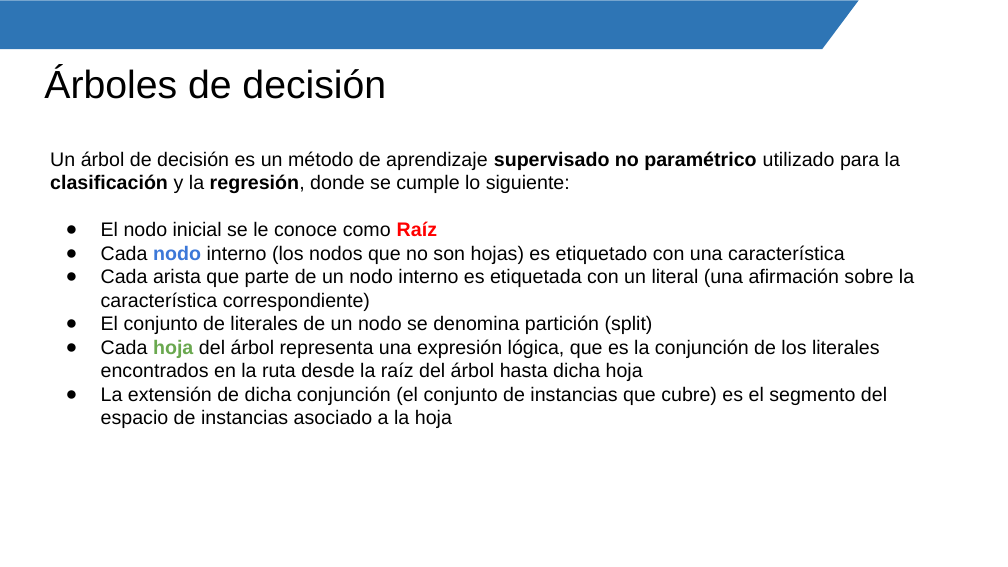
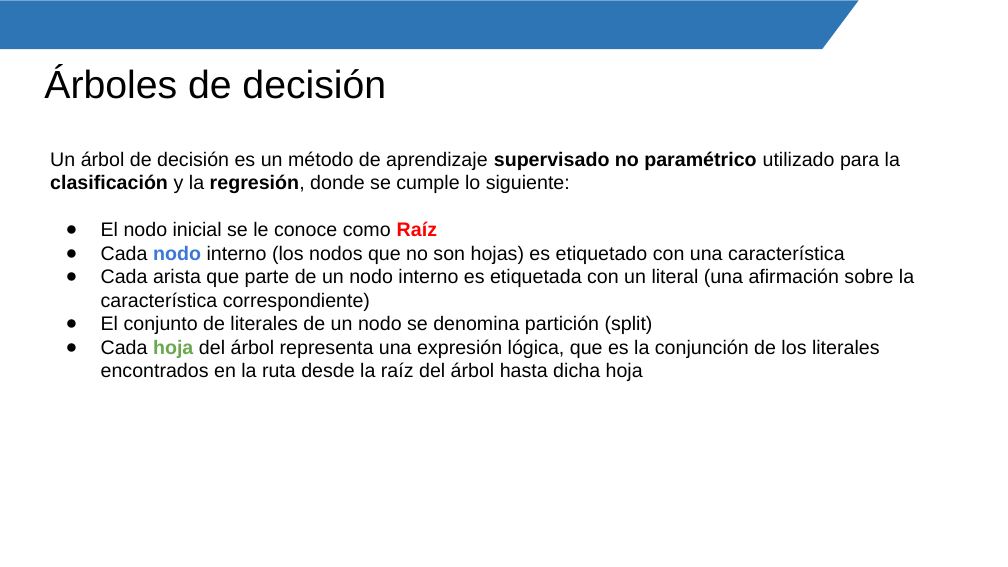
Before and after one commit to Mily3000/Diplomatura-de-Especializacion-en-Desarrollo-de-Aplicaciones-con-IA, a slide deck: slide 7 of Fundamentos de Machine Learning/2. Árboles de decisión.pptx. Drawn at 1008x567 pixels with LibreOffice and Linux fonts; fonts in the diff are those of the drawing; background and template pictures are left out. Boxes give left, top, right and bottom in pixels: in the first picture for what was removed or moved away, otherwise in the second. Text is boxed around its words. In the diff, an @@ line names an element or a change of style, - is before the commit and + after.

```diff
--- a/Fundamentos de Machine Learning/2. Árboles de decisión.pptx
+++ b/Fundamentos de Machine Learning/2. Árboles de decisión.pptx
@@ text at <box>101,386,887,428</box>: paragraph removed @@
-● La extensión de dicha conjunción (el conjunto de instancias que cubre) es el segmento del espacio de instancias asociado a la hoja
```
